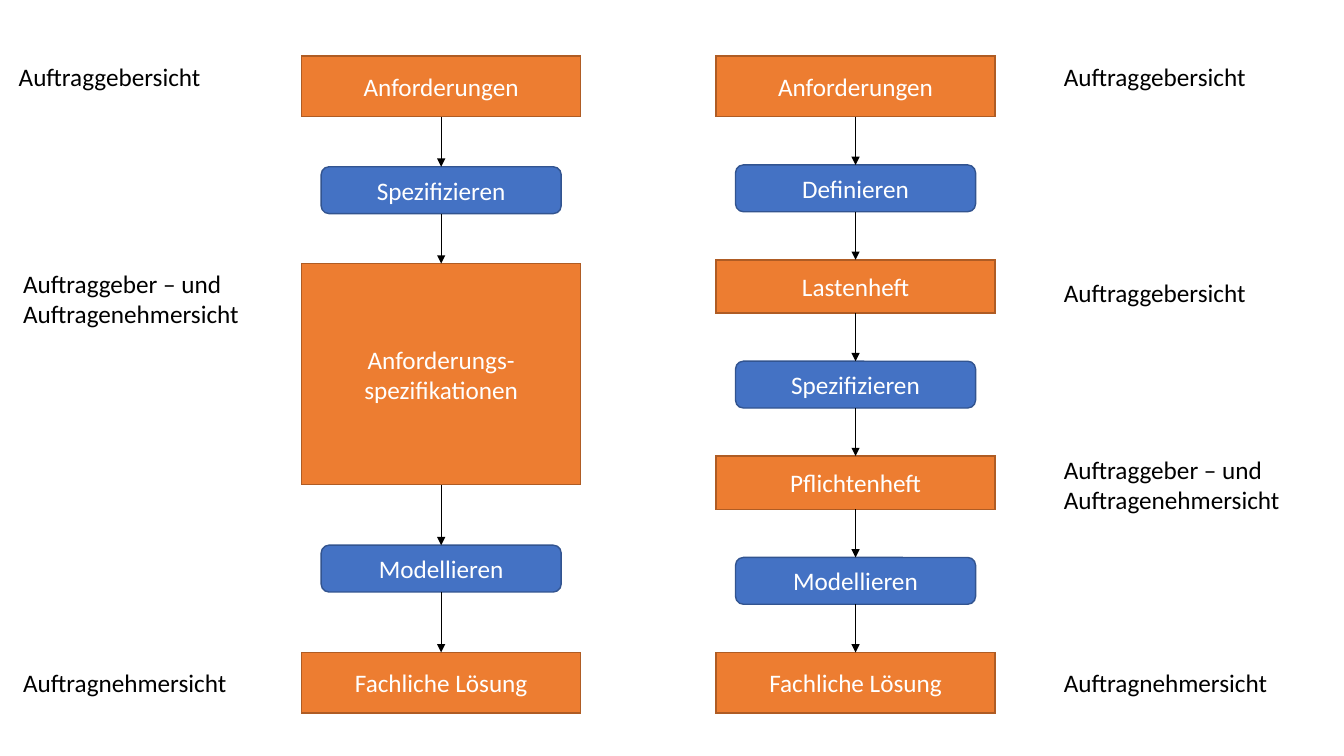
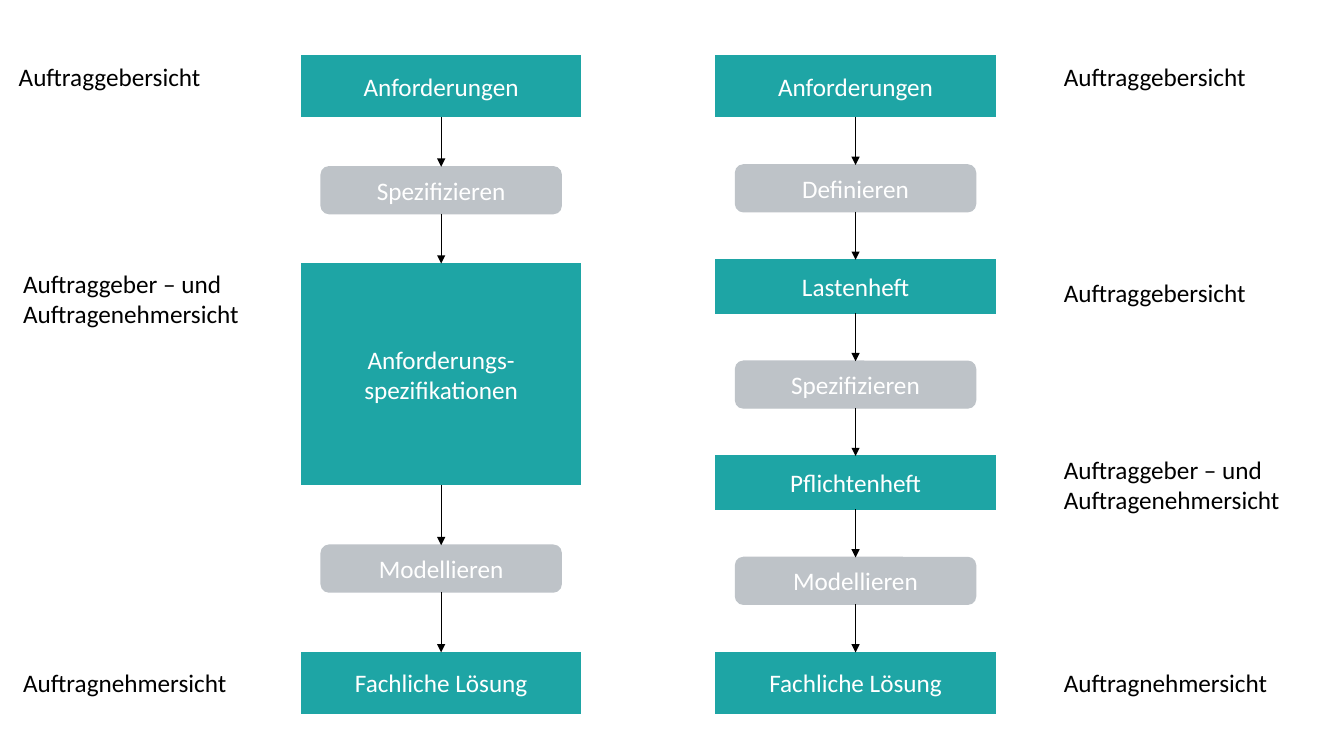
Before and after one commit to unibas-marcelluethi/software-engineering, a slide deck: slide 36 of docs/slides/drawings/graphics.pptx. Drawn at 1344x756 pixels with LibreOffice and Linux fonts; fonts in the diff are those of the drawing. Boxes give left, top, right and bottom in pixels: in the first picture for what was removed or moved away, otherwise in the second. Text is boxed around its words. In the diff, an @@ line names an element or a change of style, - is before the commit and + after.

```diff
--- a/docs/slides/drawings/graphics.pptx
+++ b/docs/slides/drawings/graphics.pptx
@@ fill #4472C4 to #BEC3C8; outline #325491 1 pt to #BEC3C8 1 pt in 5 elements at bbox=[322, 166, 562, 213], bbox=[322, 545, 562, 592], bbox=[736, 165, 976, 212], bbox=[736, 558, 976, 604], bbox=[736, 361, 976, 407] @@
@@ fill #ED7D31 to #1EA5A5; outline #AF5C24 1 pt to #1EA5A5 1 pt in 7 elements at bbox=[301, 56, 581, 117], bbox=[301, 264, 581, 485], bbox=[301, 652, 581, 713], bbox=[716, 56, 995, 117], bbox=[716, 260, 995, 314], bbox=[716, 652, 995, 713], bbox=[716, 457, 995, 510] @@
```
Also in this commit, not shown: 5 other slides changed, 14 other files.
